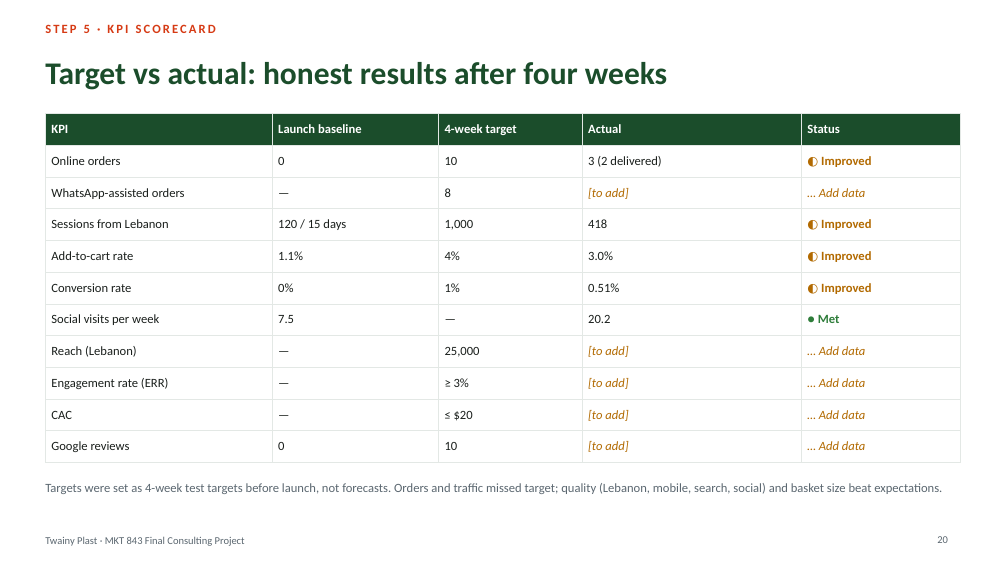
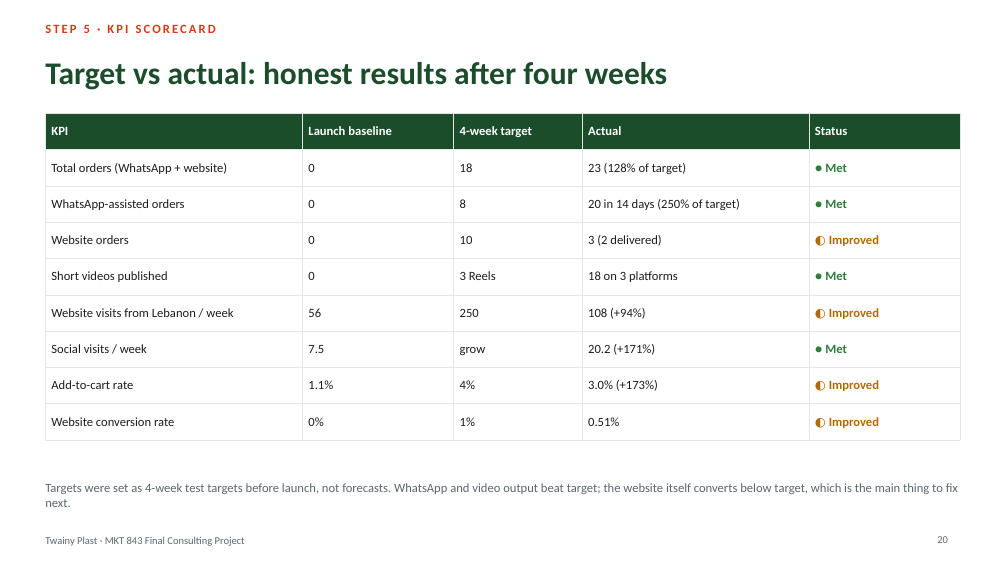
Before and after one commit to mouhibtwainy-dot/Twainy-Plast, a slide deck: slide 20 of deck/Twainy-Plast-Final-Deck.pptx. Drawn at 1008x567 pixels with LibreOffice and Linux fonts; fonts in the diff are those of the drawing. Boxes give left, top, right and bottom in pixels: in the first picture for what was removed or moved away, otherwise in the second. Text is boxed around its words. In the diff, an @@ line names an element or a change of style, - is before the commit and + after.

```diff
--- a/deck/Twainy-Plast-Final-Deck.pptx
+++ b/deck/Twainy-Plast-Final-Deck.pptx
@@ table at bbox=[45, 113, 960, 432] @@
-row 2: Online orders | 0 | 10 | 3 (2 delivered) | ◐ Improved
-row 3: WhatsApp-assisted orders | — | 8 | [to add] | … Add data
-row 4: Sessions from Lebanon | 120 / 15 days | 1,000 | 418 | ◐ Improved
-row 5: Add-to-cart rate | 1.1% | 4% | 3.0% | ◐ Improved
-row 6: Conversion rate | 0% | 1% | 0.51% | ◐ Improved
-row 7: Social visits per week | 7.5 | — | 20.2 | ● Met
-row 8: Reach (Lebanon) | — | 25,000 | [to add] | … Add data
-row 9: Engagement rate (ERR) | — | ≥ 3% | [to add] | … Add data
-row 10: CAC | — | ≤ $20 | [to add] | … Add data
-row 11: Google reviews | 0 | 10 | [to add] | … Add data
+row 2: Total orders (WhatsApp + website) | 0 | 18 | 23 (128% of target) | ● Met
+row 3: WhatsApp-assisted orders | 0 | 8 | 20 in 14 days (250% of target) | ● Met
+row 4: Website orders | 0 | 10 | 3 (2 delivered) | ◐ Improved
+row 5: Short videos published | 0 | 3 Reels | 18 on 3 platforms | ● Met
+row 6: Website visits from Lebanon / week | 56 | 250 | 108 (+94%) | ◐ Improved
+row 7: Social visits / week | 7.5 | grow | 20.2 (+171%) | ● Met
+row 8: Add-to-cart rate | 1.1% | 4% | 3.0% (+173%) | ◐ Improved
+row 9: Website conversion rate | 0% | 1% | 0.51% | ◐ Improved
@@ text at bbox=[45, 483, 958, 507]: text changed @@
-Targets were set as 4-week test targets before launch, not forecasts. Orders and traffic missed target; quality (Lebanon, mobile, search, social) and basket size beat expectations.
+Targets were set as 4-week test targets before launch, not forecasts. WhatsApp and video output beat target; the website itself converts below target, which is the main thing to fix next.
```
Also in this commit, not shown: 14 other slides changed, 2 other files.
